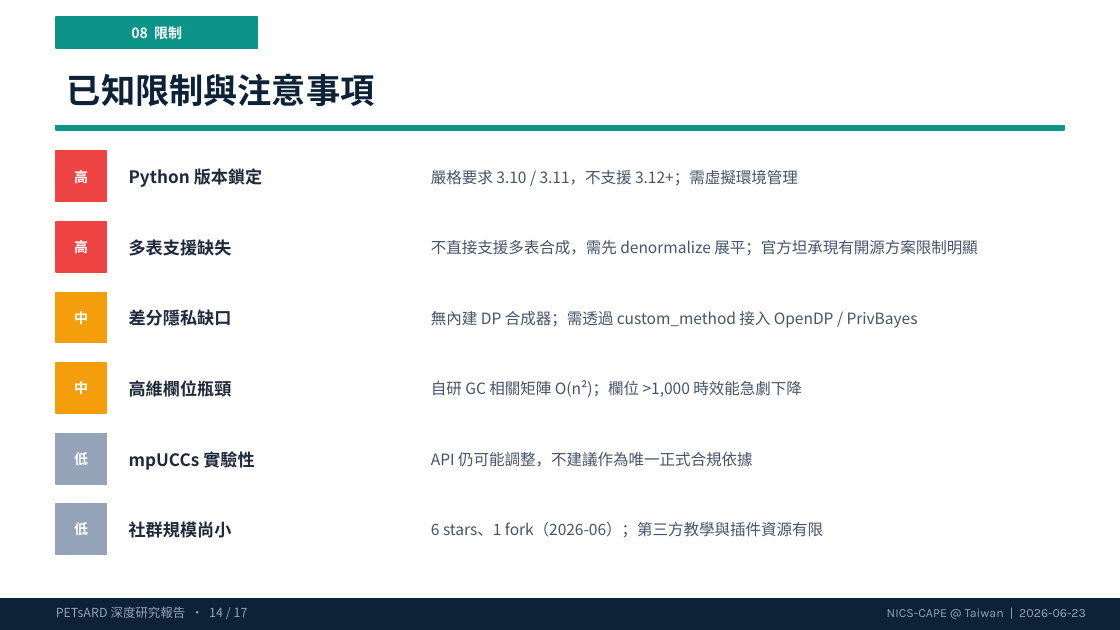
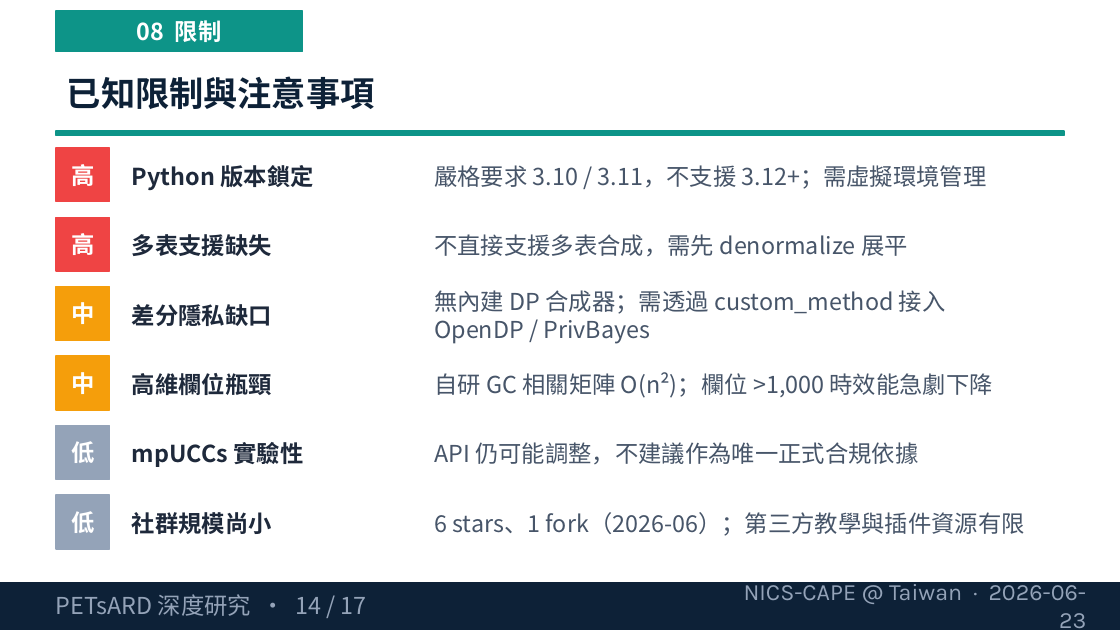
Before and after one commit to wangsc2024/knowledge, a slide deck: slide 14 of public/presentations/petsard-research-20260623.pptx. Drawn at 1120x630 pixels with LibreOffice and Linux fonts; fonts in the diff are those of the drawing. Boxes give left, top, right and bottom in pixels: in the first picture for what was removed or moved away, otherwise in the second. Text is boxed around its words. In the diff, an @@ line names an element or a change of style, - is before the commit and + after.

Commit message:
feat(presentations): 更新 PETsARD 簡報（fontSize ≥ 15 全面合規）

```diff
--- a/public/presentations/petsard-research-20260623.pptx
+++ b/public/presentations/petsard-research-20260623.pptx
@@ size 9 to 15 pt in 7 elements at (71, 164, 94, 186), (71, 233, 94, 255), (71, 302, 94, 324), (71, 372, 94, 394), (71, 441, 94, 463), (71, 511, 94, 533), (137, 20, 222, 42) @@
@@ rectangle: place and size @@
-rectangle at (56, 17, 258, 48)
+rectangle at (56, 11, 302, 52)
@@ rectangle: place and size @@
-rectangle at (56, 125, 1064, 130)
+rectangle at (56, 131, 1064, 136)
@@ rectangle: place and size @@
-rectangle at (56, 151, 106, 202)
+rectangle at (56, 148, 110, 202)
@@ rectangle: place and size @@
-rectangle at (56, 222, 106, 272)
+rectangle at (56, 217, 110, 271)
@@ text at (434, 234, 908, 256): text changed; size 10 to 15 pt @@
-不直接支援多表合成，需先 denormalize 展平；官方坦承現有開源方案限制明顯
+不直接支援多表合成，需先 denormalize 展平
@@ rectangle: place and size @@
-rectangle at (56, 292, 106, 343)
+rectangle at (56, 287, 110, 340)
@@ text "中": place and size @@
-text "中" at (74, 381, 88, 395)
+text "中" at (71, 372, 94, 394)
@@ rectangle: place and size @@
-rectangle at (56, 363, 106, 413)
+rectangle at (56, 356, 110, 410)
@@ text "低": place and size @@
-text "低" at (74, 452, 88, 465)
+text "低" at (71, 441, 94, 463)
@@ rectangle: place and size @@
-rectangle at (56, 433, 106, 484)
+rectangle at (56, 426, 110, 479)
@@ text "mpUCCs 實驗性": place and size @@
-text "mpUCCs 實驗性" at (129, 451, 254, 470)
+text "mpUCCs 實驗性" at (132, 442, 303, 467)
@@ text "API 仍可能調整，不建議作為唯一正式合規依據": place and size @@
-text "API 仍可能調整，不建議作為唯一正式合規依據" at (431, 452, 752, 467)
+text "API 仍可能調整，不建議作為唯一正式合規依據" at (434, 442, 918, 464)
@@ text "低": place and size @@
-text "低" at (74, 522, 88, 535)
+text "低" at (71, 511, 94, 533)
@@ rectangle: place and size @@
-rectangle at (56, 504, 106, 554)
+rectangle at (56, 495, 110, 549)
@@ size 11 to 15 pt in 6 elements at (132, 165, 314, 190), (132, 234, 272, 256), (132, 304, 272, 326), (132, 373, 272, 395), (132, 442, 303, 467), (132, 512, 272, 534) @@
@@ text "社群規模尚小": place and size @@
-text "社群規模尚小" at (129, 521, 232, 538)
+text "社群規模尚小" at (132, 512, 272, 534)
@@ size 10 to 15 pt in 5 elements at (434, 165, 987, 189), (434, 290, 946, 344), (434, 372, 993, 398), (434, 442, 918, 464), (434, 512, 1025, 536) @@
@@ text "6 stars、1 fork（2026-06）；第三方教學與插件資源有限": place and size @@
-text "6 stars、1 fork（2026-06）；第三方教學與插件資源有限" at (431, 522, 823, 538)
+text "6 stars、1 fork（2026-06）；第三方教學與插件資源有限" at (434, 512, 1025, 536)
@@ rectangle: place and size @@
-rectangle at (0, 599, 1120, 630)
+rectangle at (0, 582, 1120, 630)
@@ text at (56, 594, 367, 616): text changed; size 8 to 15 pt @@
-PETsARD 深度研究報告 · 14 / 17
+PETsARD 深度研究 · 14 / 17
@@ text at (744, 579, 1087, 628): text changed; size 8 to 15 pt @@
-NICS-CAPE @ Taiwan | 2026-06-23
+NICS-CAPE @ Taiwan · 2026-06-23
```
Also in this commit, not shown: 16 other slides changed.
